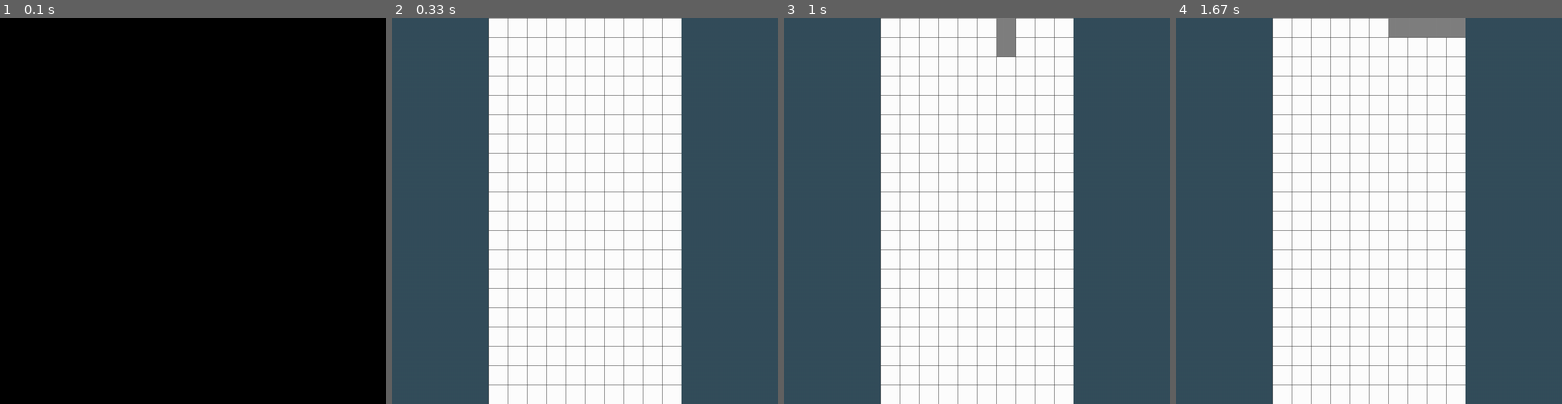
Above: before the commit, frames 1-4 (left to right).
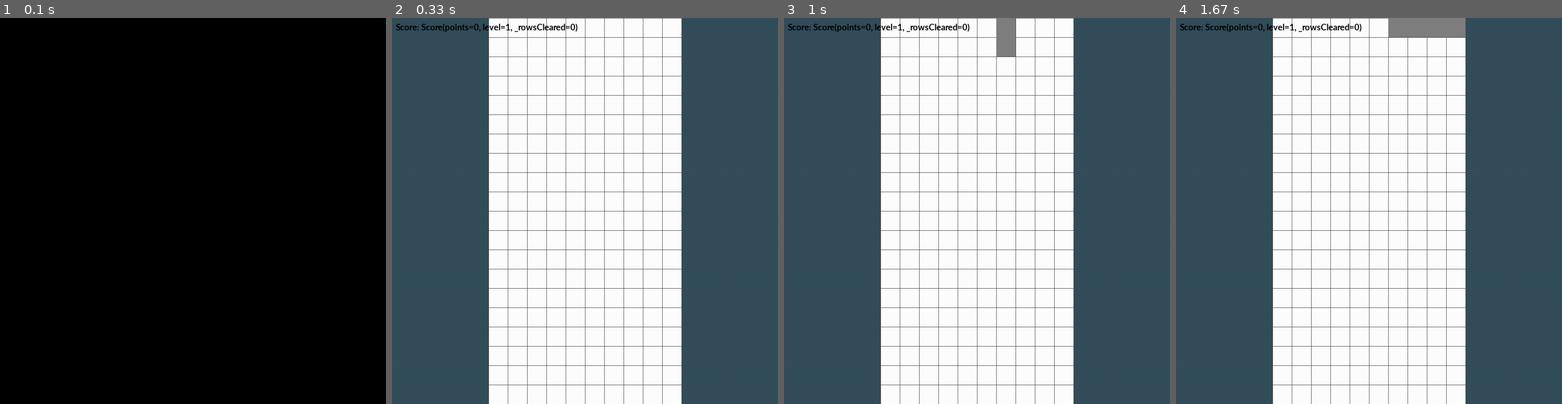
Above: after the commit, the same moments.

Repository: coolryan/TetrisGameWithPygame
Game: pygame game, started from src/main.py
Same seed, same stepped clock (60 frames per second), same inputs: the game is played once before the commit and once after it.
Inputs:
- Up to frame 1 (0.1 s): no input
- Up to frame 2 (0.33 s): no input
- Up to frame 3 (1 s): hold Right 0.33-0.8 s; hold Right from 0.83 s (still down); tap Space at 0.9 s
- Up to frame 4 (1.67 s): release Right at 1.3 s; hold Left from 1.33 s (still down); tap Space at 1.4 s

Frame 1 is identical in both runs. In frame 2, 0.4% of the frame differs, in the area x 1-49%, y 1-4%; in frame 3, 0.4%; in frame 4, 0.4%.

Commit message:
score has been displayed in the game however it display not eatcly expected to be.

Diff:
--- a/src/models/TetrisGame.py
+++ b/src/models/TetrisGame.py
@@ -315,9 +315,12 @@
                 figuresUnder.add(self.grid[y][x])
         return figuresUnder
 
-    def display_score(self):
+    def display_score(self, screen):
         font = pygame.font.SysFont('Calibri', 25, True, False)
-        text = font.render("Score: " + str(self.score), True, BLACK)
+        scoreText = font.render("Score: " + str(self.score), True, BLACK)
+        textRect = scoreText.get_rect()
+        textRect.topleft = (10, 10)
+        screen.blit(scoreText, textRect)
 
     def start(self):
         size = ((self.grid_width+10)*self.square_size, self.grid_height*self.square_size)
@@ -478,7 +481,7 @@
             self.clearFullRows()
             self.checkFloatingRows()
 
-            self.display_score()
+            self.display_score(screen)
 
             # pygame update
             pygame.display.update()
